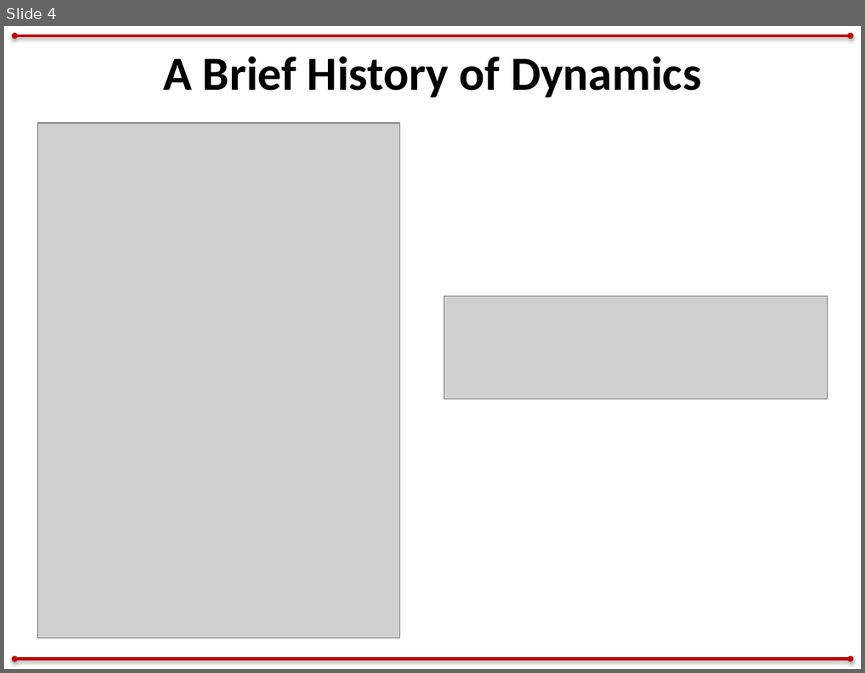
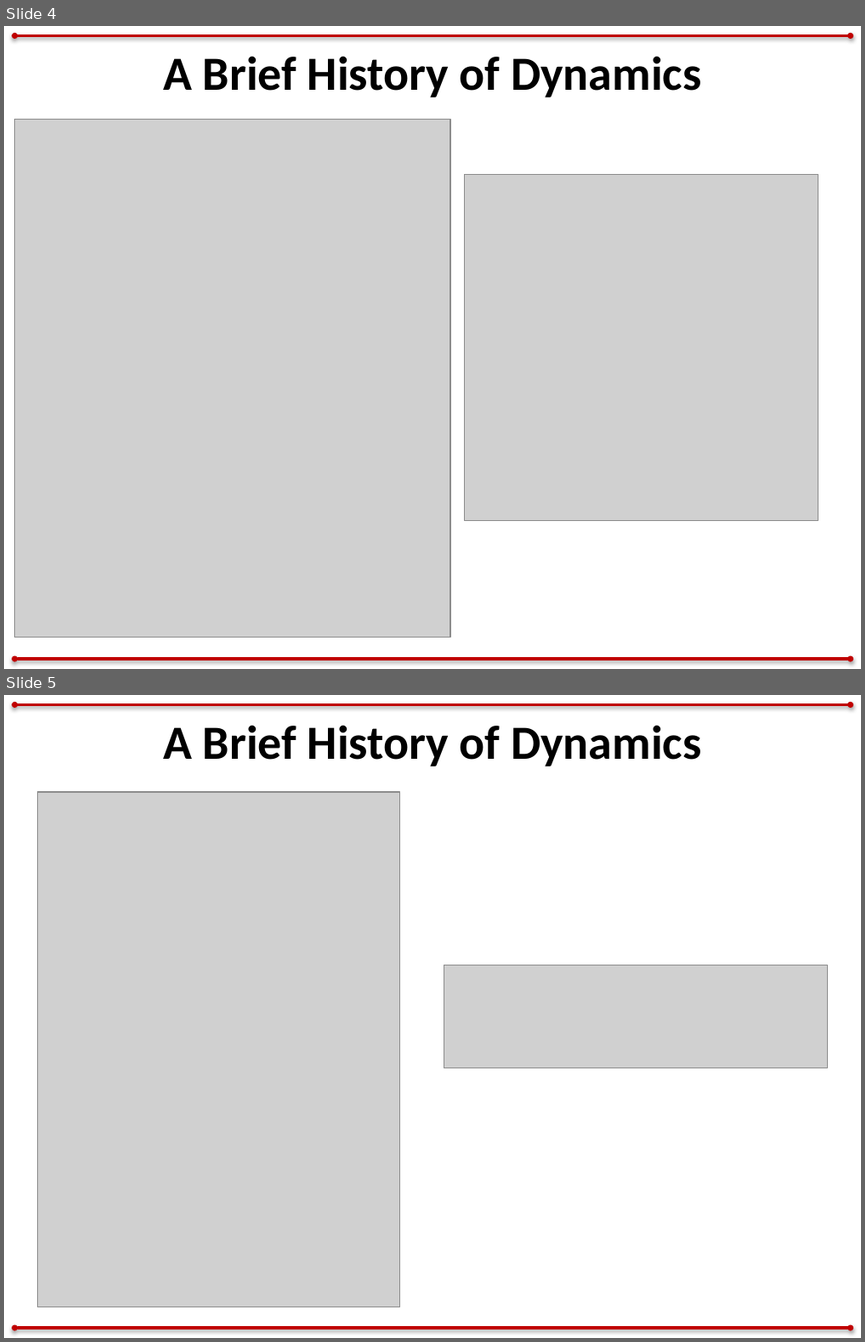
Before and after one commit to zacmanchester/dynamics-course, a slide deck: lectures/lecture 1/Intro.pptx. Shown one above the other, each under a label of ours: slide 4 before the commit, slides 4 and 5 after it. The pictures are 865x673 and 865x1342 pixels, drawn with LibreOffice and Linux fonts; fonts in the diff are those of the drawing; grey boxes stand for pictures. Boxes give left, top, right and bottom in pixels: in the first picture for what was removed or moved away, otherwise in the second. Text is boxed around its words. In the diff, an @@ line names an element or a change of style, - is before the commit and + after.

```diff
--- a/lectures/lecture 1/Intro.pptx
+++ b/lectures/lecture 1/Intro.pptx
@@ slide 4 added at [4, 26, 861, 669], background #FFFFFF; not listed: 2 template elements that a slide beside it also shows @@
@@ text added at [163, 56, 701, 97], 40 pt, text #000000, bold @@
+A Brief History of Dynamics
@@ picture added at [15, 120, 450, 637] @@
@@ picture added at [465, 174, 818, 520] @@
@@ what was slide 4 is now slide 5 @@
```
Also in this commit, not shown: 4 slides changed, 1 other slide added, 2 other files.
